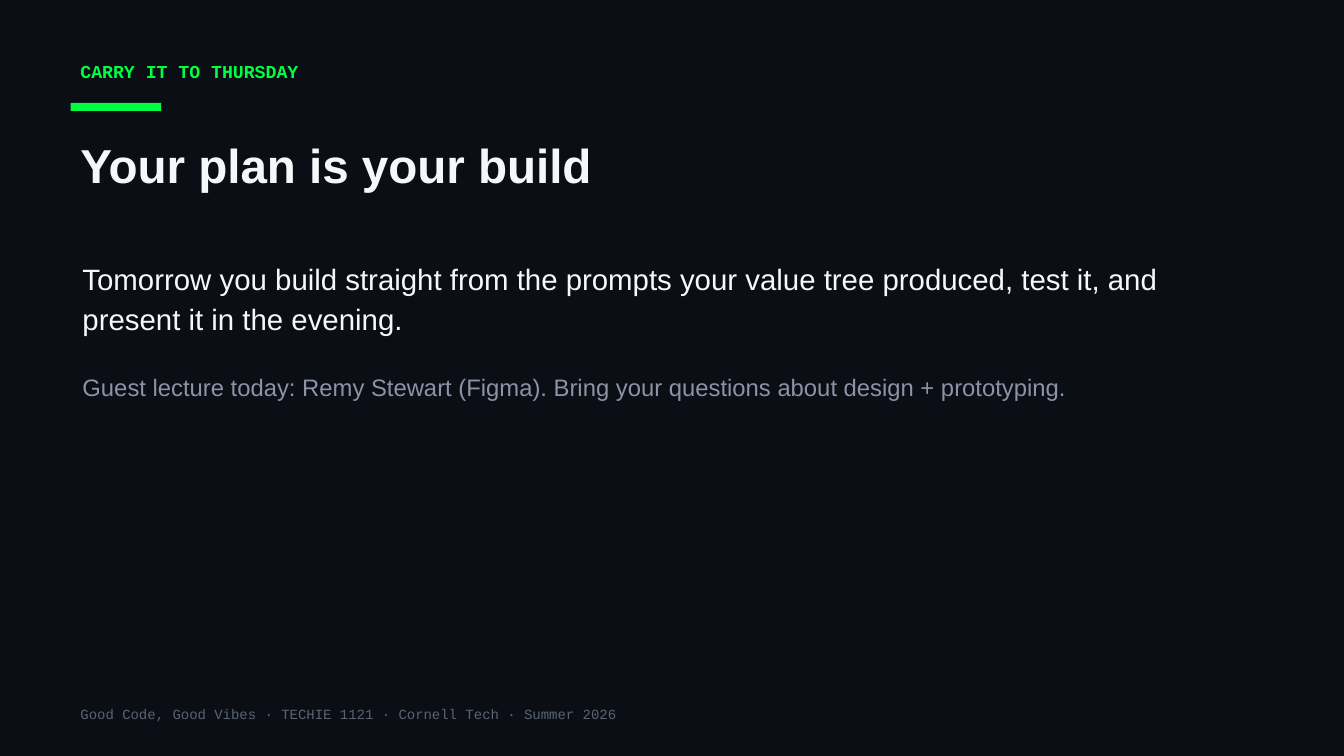
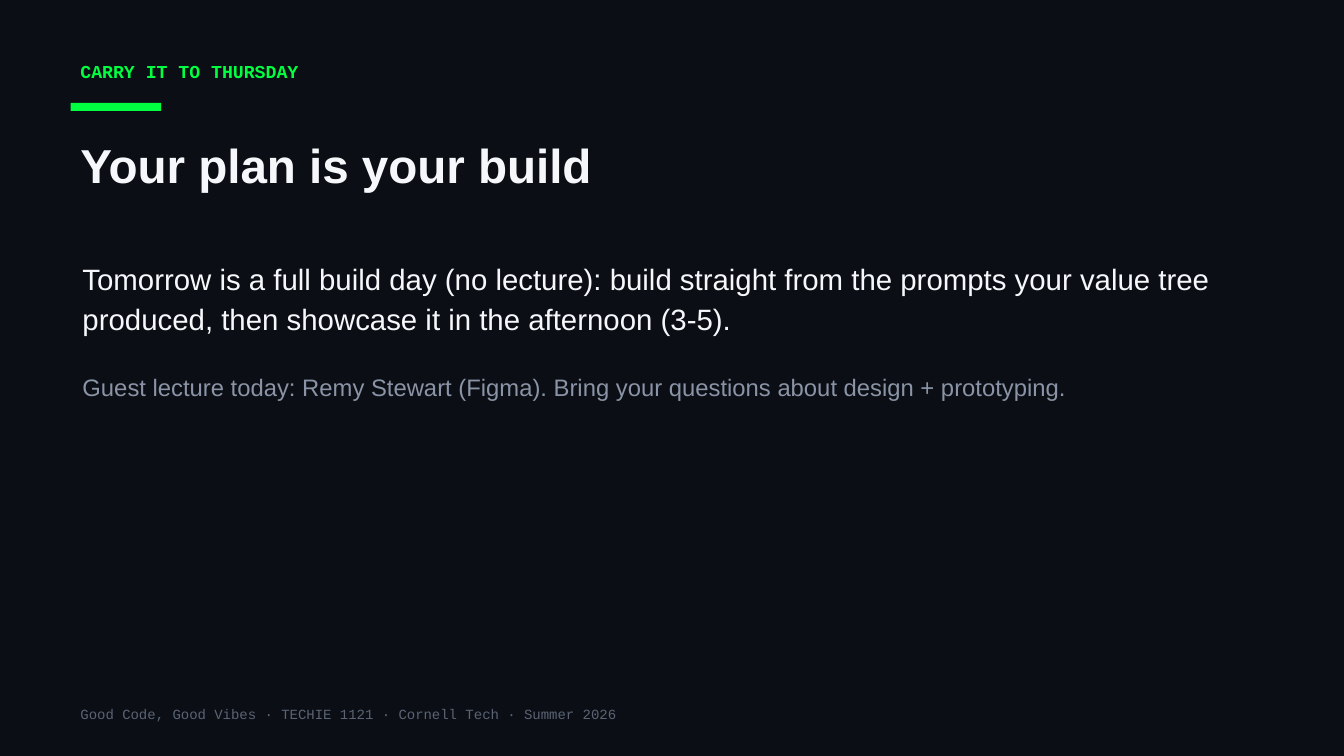
Before and after one commit to Cornell-Tech-Vibe-Coding-Summer-2026/website, a slide deck: slide 16 of slides/Week3-Wed-Working-Day.pptx (slide 15 before the commit). Drawn at 1344x756 pixels with LibreOffice and Linux fonts; fonts in the diff are those of the drawing. Boxes give left, top, right and bottom in pixels: in the first picture for what was removed or moved away, otherwise in the second. Text is boxed around its words. In the diff, an @@ line names an element or a change of style, - is before the commit and + after.

```diff
--- a/slides/Week3-Wed-Working-Day.pptx
+++ b/slides/Week3-Wed-Working-Day.pptx
@@ text at [82,268,1209,335]: text changed @@
-Tomorrow you build straight from the prompts your value tree produced, test it, and present it in the evening.
+Tomorrow is a full build day (no lecture): build straight from the prompts your value tree produced, then showcase it in the afternoon (3-5).
```
Also in this commit, not shown: 1 other slide changed, 1 slide added, 2 other files.
